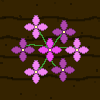
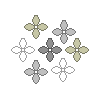
Two versions of the same layered image (100px x 100px). Layer-by-layer changes:
painted on "Flower_Petals" (1st of 8, in "Flower_Bunch_Merged") over [11, 15, 89, 84]
hid "Flower_Root" (1st of 2, in "Flower_Bunch_Merged"), painted on it over [22, 26, 78, 73]
hid group "Tilled Soil" (7 layers) over [0, 0, 100, 100]
